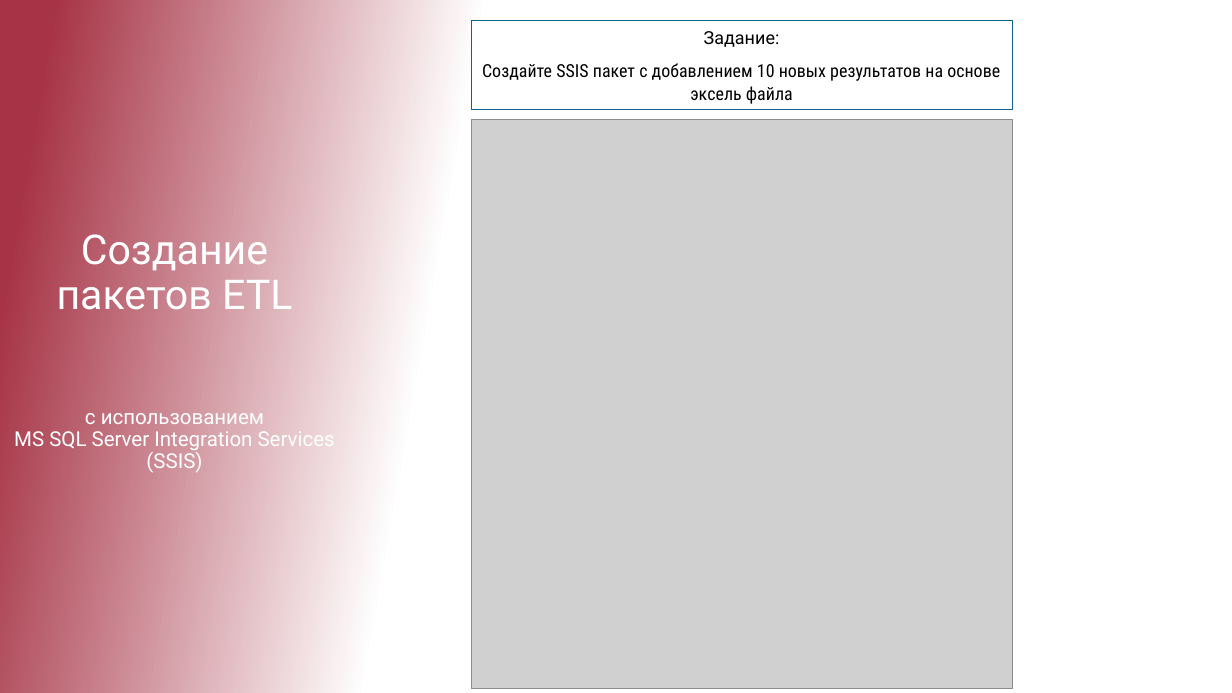
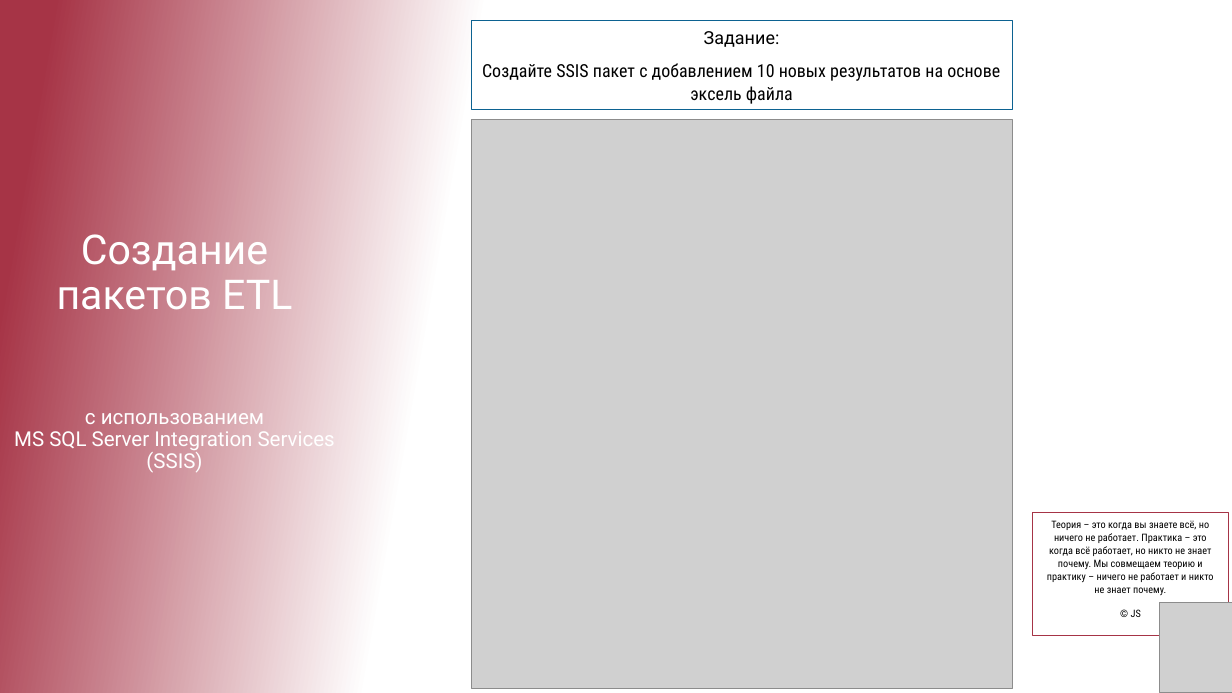
Before and after one commit to TMS-BI21-onl/Uladzimir.Barysau, a slide deck: slide 9 of Project/Online-shop_дипломный проект.pptx. Drawn at 1232x693 pixels with LibreOffice and Linux fonts; fonts in the diff are those of the drawing; grey boxes stand for pictures. Boxes give left, top, right and bottom in pixels: in the first picture for what was removed or moved away, otherwise in the second. Text is boxed around its words. In the diff, an @@ line names an element or a change of style, - is before the commit and + after.

```diff
--- a/Project/Online-shop_дипломный проект.pptx
+++ b/Project/Online-shop_дипломный проект.pptx
@@ rectangle added at (x1=1032, y1=513, x2=1229, y2=636), fill #FFFFFF, outline #A63446 0.85 pt, 8 pt, text #000000 @@
+Теория – это когда вы знаете всё, но ничего не работает. Практика – это когда всё работает, но никто не знает почему. Мы совмещаем теорию и практику – ничего не работает и никто не знает почему.
+© JS
@@ picture added at (x1=1160, y1=603, x2=1232, y2=693) @@
```
Also in this commit, not shown: 4 other slides changed.
